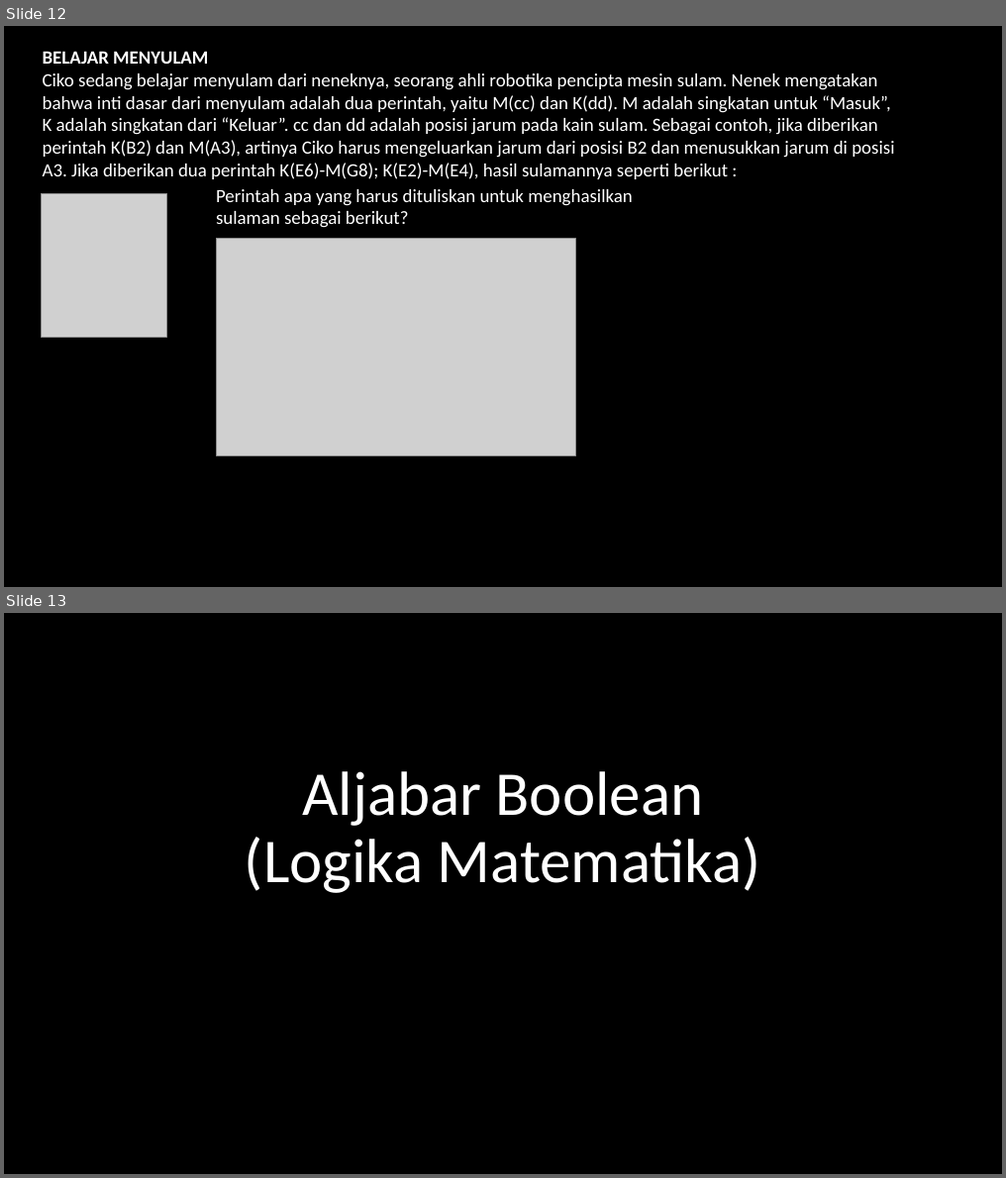
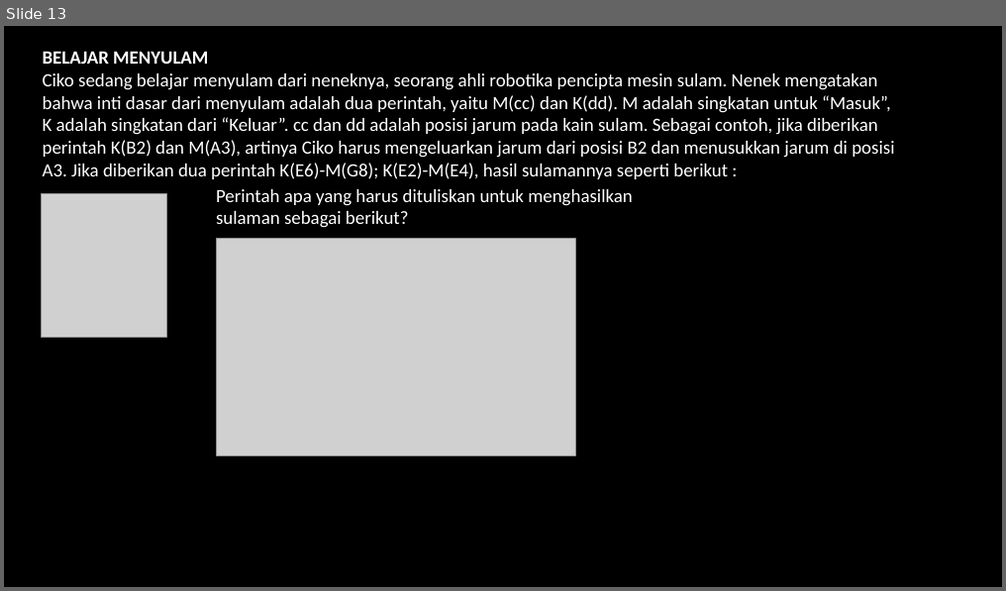
Before and after one commit to abdanhafidz/teaching-portfolio, a slide deck: Computer Science - OSN Informatika - Python - C++/Berpikir Komputasional.pptx. Shown one above the other, each under a label of ours: slides 12 and 13 before the commit, slide 13 after it. The pictures are 1006x1178 and 1006x591 pixels, drawn with LibreOffice and Linux fonts; fonts in the diff are those of the drawing; grey boxes stand for pictures. Boxes give left, top, right and bottom in pixels: in the first picture for what was removed or moved away, otherwise in the second. Text is boxed around its words. In the diff, an @@ line names an element or a change of style, - is before the commit and + after.

```diff
--- a/Computer Science - OSN Informatika - Python - C++/Berpikir Komputasional.pptx
+++ b/Computer Science - OSN Informatika - Python - C++/Berpikir Komputasional.pptx
@@ slide 13 removed at <box>4,613,1002,1174</box>, background #000000 @@
@@ title removed at <box>245,771,761,893</box> @@
-Aljabar Boolean
-(Logika Matematika)
@@ what was slide 12 is now slide 13 @@
```
Also in this commit, not shown: 1 slide changed, 3 slides added, 17 other slides removed, 19 other files.
